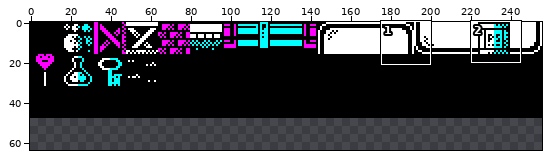
Two versions of one sprite sheet, games_cpc/limite/gfx/work.png. The first picture is a wide view before the edit; the outline marks the close-up.
Close-up. Earlier state:
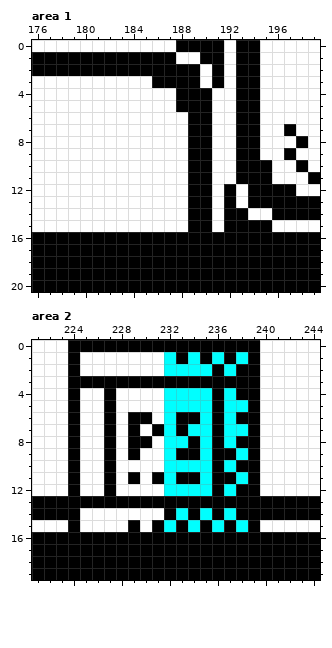
The file is 256x48 pixels. Shown: area 1: x 176..199, y 0..20; area 2: x 221..244, y 0..19. The old version is drawn lined up with the new one, on the new canvas. The commit also changed other parts of the picture, which this record leaves out.
The same view after the edit:
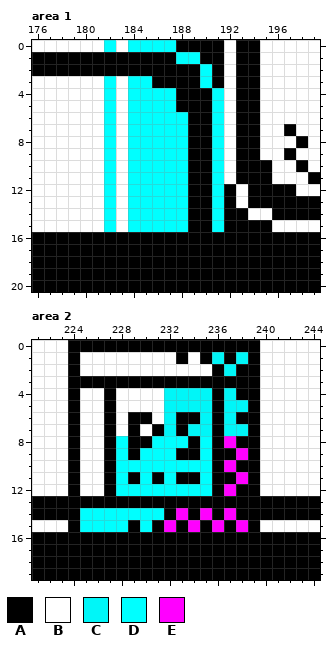
Palette (. is transparent): A #000000  B #ffffff  C #00f6f8  D #00ffff  E #ff00ff
What changed:
canvas 256x48 -> 256x64
Area 1:
y 0: x 182 B -> D; x 184..187 BBBB -> DDDD
y 1: x 188..189 BB -> DD
y 2: x 190 B -> D
y 3: x 182 B -> D; x 184..185 BB -> DD; x 190 B -> D
y 4..5: x 182 B -> D; x 184..187 BBBB -> DDDD; x 191 B -> D
y 6..15: x 182 B -> D; x 184..188 BBBBB -> DDDDD; x 191 B -> D
Area 2:
y 1: x 232 D -> B; x 234 D -> B; x 236 D -> C; x 238 D -> C
y 2: x 232..235 DDDD -> BBBB; x 237 D -> C
y 4: x 232..235 DDDD -> CCCC; x 237 D -> C
y 5: x 232..235 DDDD -> CCCC; x 237..238 DD -> CC
y 6: x 232 D -> C; x 235 D -> C; x 237 D -> C
y 7: x 232 D -> C; x 234..235 DD -> CC; x 237..238 DD -> CC
y 8: x 228 B -> D; x 231 B -> D; x 237 D -> E
y 9: x 228 B -> D; x 230..231 BB -> DD; x 238 D -> E
y 10: x 228..231 BBBB -> DDDD; x 237 D -> E
y 11: x 228 B -> D; x 230 B -> D; x 238 D -> E
y 12: x 228..231 BBBB -> DDDD; x 237 D -> E
y 14: x 225..231 BBBBBBB -> DDDDDDD; x 233 D -> E; x 235 D -> E; x 237 D -> E
y 15: x 225..228 BBBB -> DDDD; x 230 B -> D; x 232 D -> E; x 234 D -> E; x 236 D -> E; x 238 D -> E
